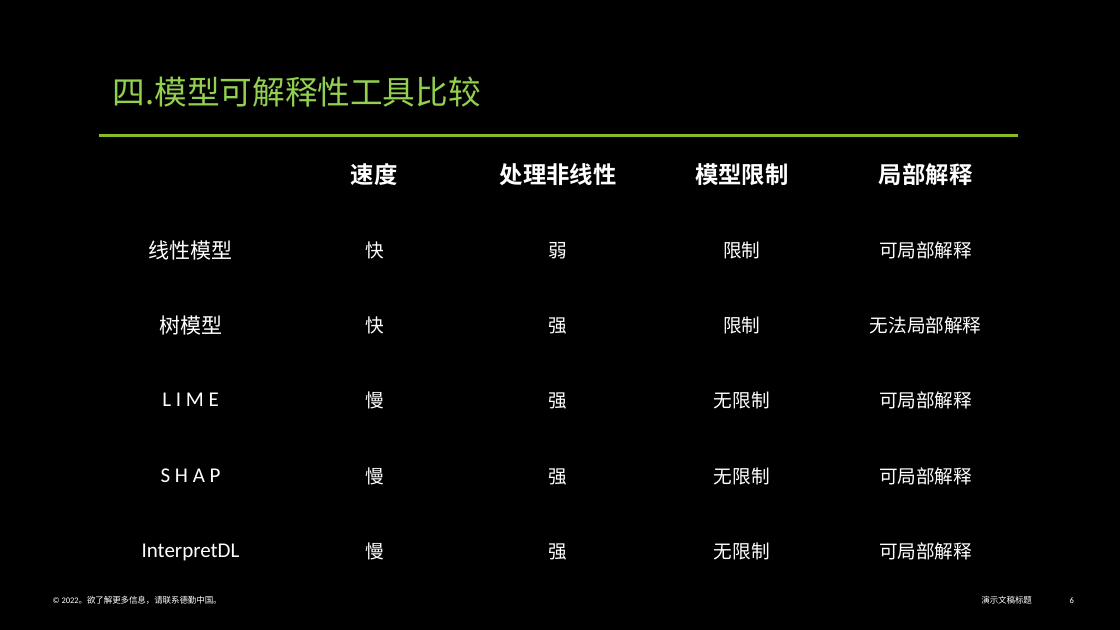
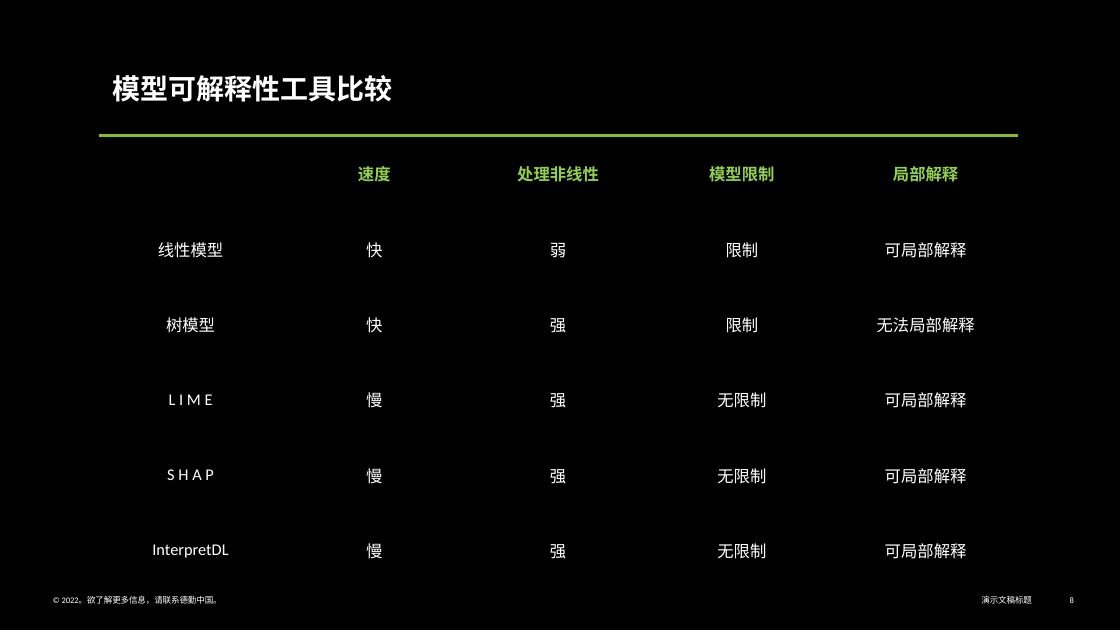
Before and after one commit to Vihagle/ML-Explaination, a slide deck: slide 8 of 模型可解释性.pptx (slide 6 before the commit). Drawn at 1120x630 pixels with LibreOffice and Linux fonts; fonts in the diff are those of the drawing. Boxes give left, top, right and bottom in pixels: in the first picture for what was removed or moved away, otherwise in the second. Text is boxed around its words. In the diff, an @@ line names an element or a change of style, - is before the commit and + after.

```diff
--- a/模型可解释性.pptx
+++ b/模型可解释性.pptx
@@ text at <box>113,75,393,102</box>: text changed; size 28 to 24 pt; text colour #92D050 to #FFFFFF; bold on @@
-四.模型可解释性工具比较
+模型可解释性工具比较
@@ table at <box>98,136,1018,588</box> @@
@@ size 20 to 14 pt, text colour #FFFFFF to #92D050 in "速度", "处理非线性", "模型限制", "局部解释" @@
@@ size 18 to 14 pt in "线性模型", "树模型", "L I M E", "S H A P" and 1 more places @@
@@ size 16 to 14 pt in "快", "弱", "限制", "可局部解释" and 16 more places @@
```
Also in this commit, not shown: 12 other slides changed, 5 slides added, 1 slide removed, 1 other file.
